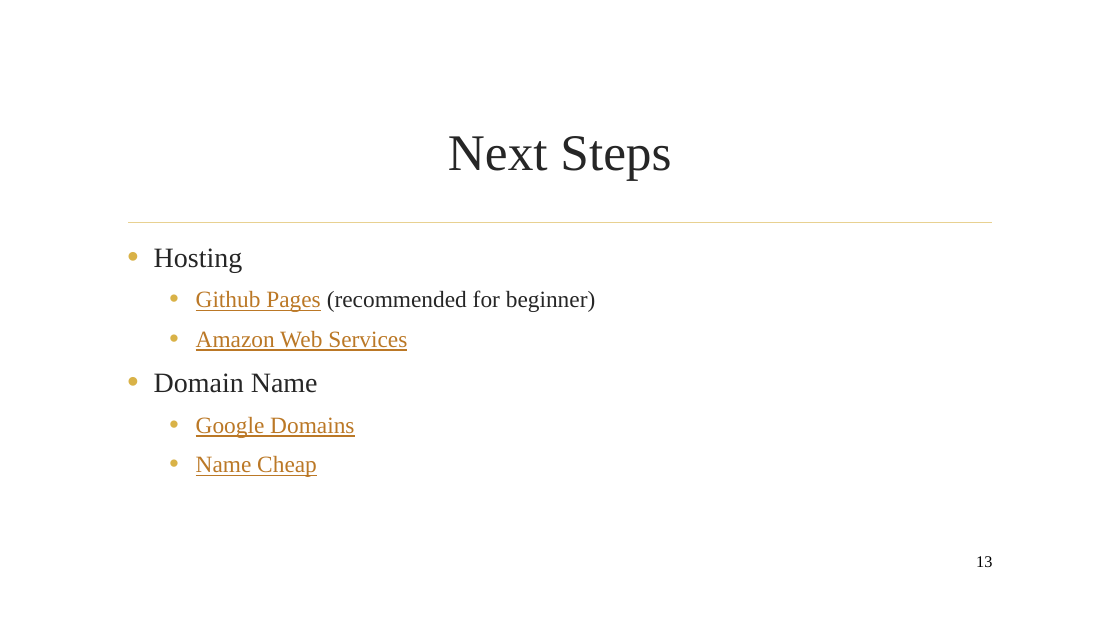
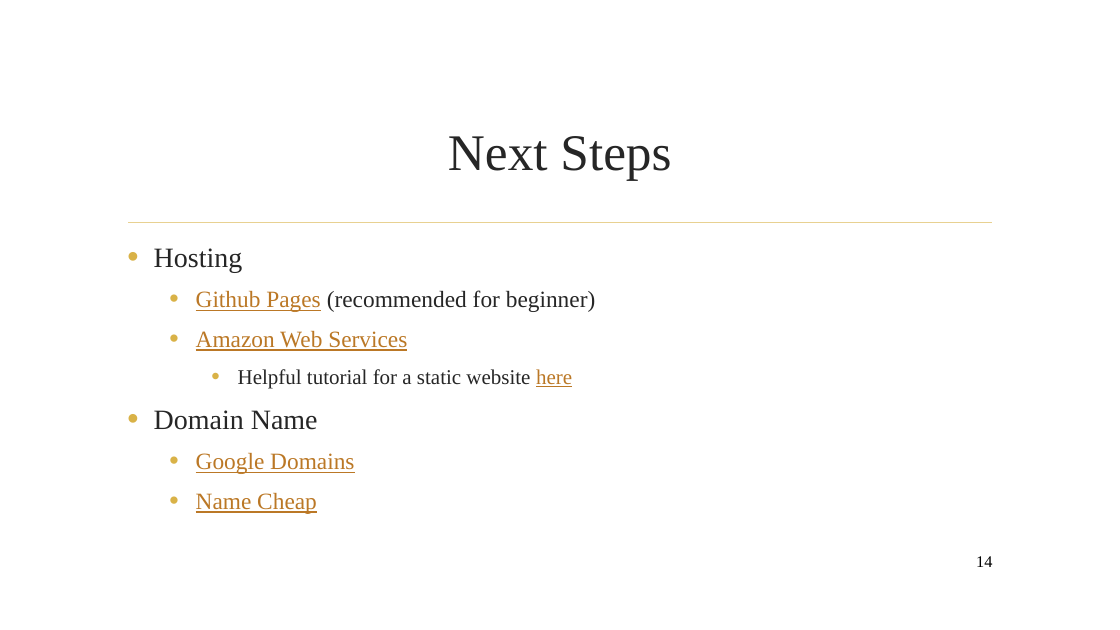
Before and after one commit to AADeLucia/beginner_web_tutorial, a slide deck: slide 14 of website_tutorial_beginner.pptx (slide 13 before the commit). Drawn at 1120x630 pixels with LibreOffice and Linux fonts; fonts in the diff are those of the drawing; background and template pictures are left out. Boxes give left, top, right and bottom in pixels: in the first picture for what was removed or moved away, otherwise in the second. Text is boxed around its words. In the diff, an @@ line names an element or a change of style, - is before the commit and + after.

```diff
--- a/website_tutorial_beginner.pptx
+++ b/website_tutorial_beginner.pptx
@@ text at <box>238,369,572,389</box>: paragraph added @@
+    • Helpful tutorial for a static website here
@@ page number at <box>976,556,992,567</box>: text changed @@
-13
+14
```
Also in this commit, not shown: 5 other slides changed, 2 slides added, 1 slide removed, 3 other files.
